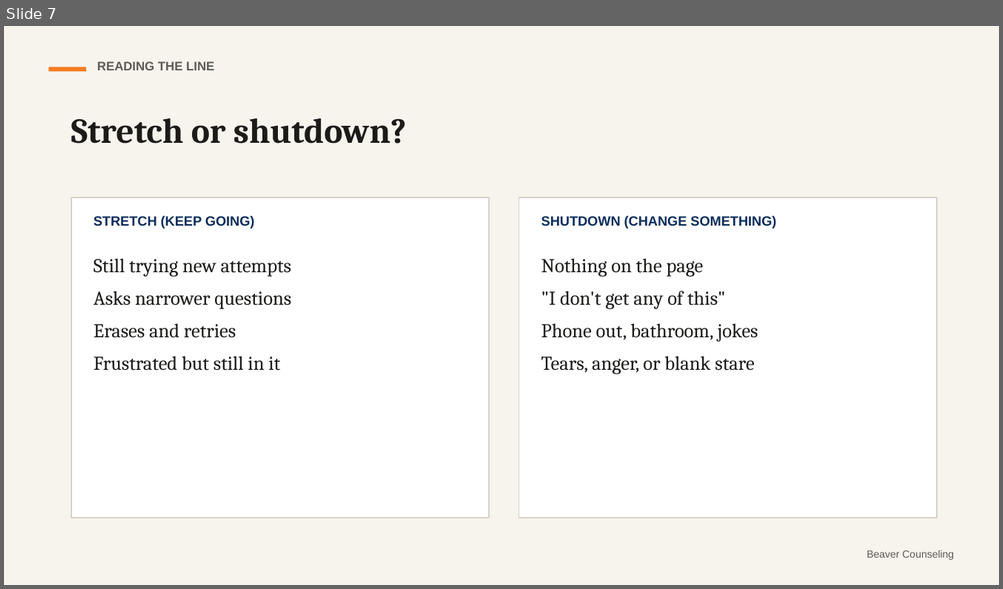
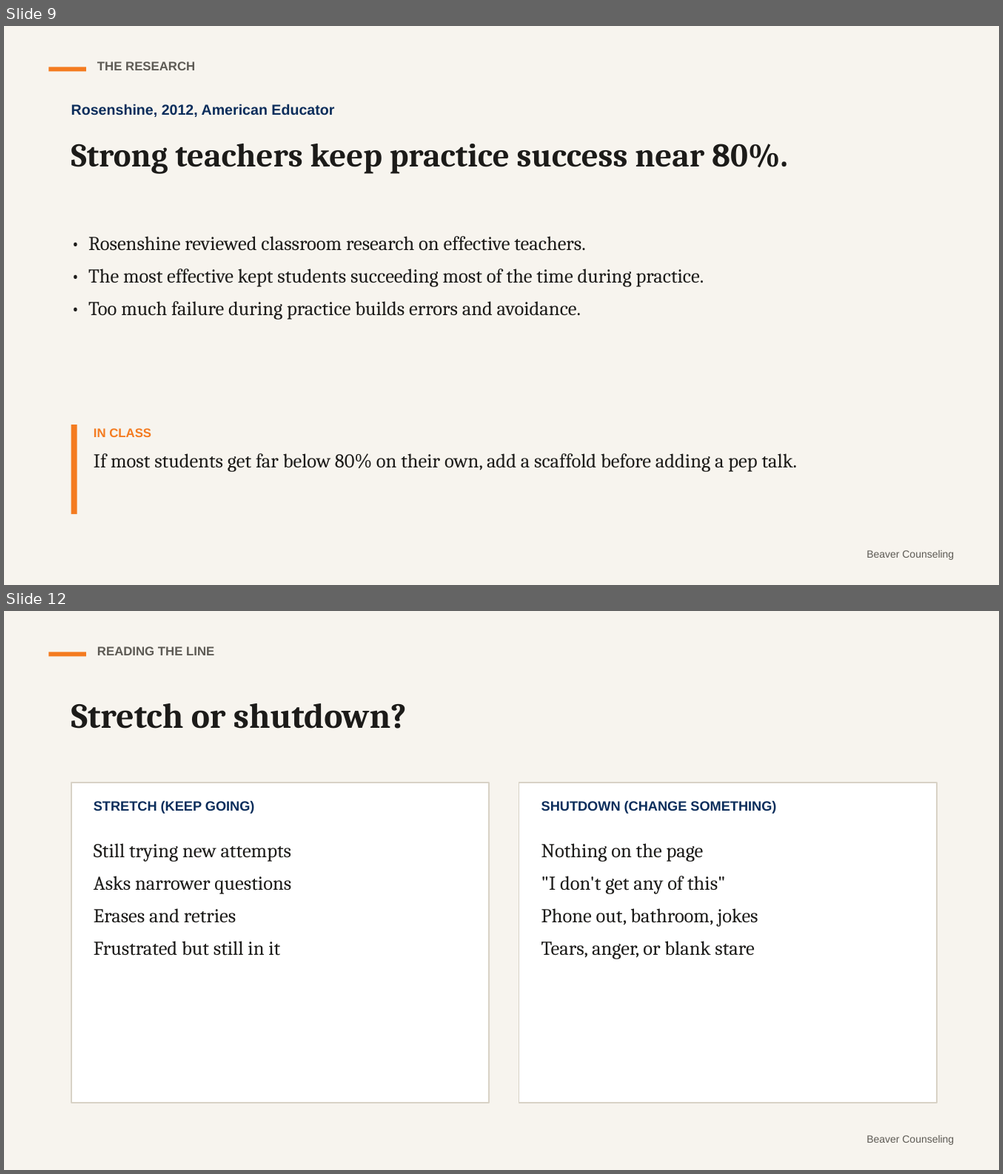
Before and after one commit to rmwtoolkit/bcds-toolkit, a slide deck: decks/stretch-not-strain-lesson-v2.pptx. Shown one above the other, each under a label of ours: slide 7 before the commit, slides 9 and 12 after it; the slides between them are not shown. The pictures are 1003x589 and 1003x1174 pixels, drawn with LibreOffice and Linux fonts; fonts in the diff are those of the drawing. Boxes give left, top, right and bottom in pixels: in the first picture for what was removed or moved away, otherwise in the second. Text is boxed around its words. In the diff, an @@ line names an element or a change of style, - is before the commit and + after.

```diff
--- a/decks/stretch-not-strain-lesson-v2.pptx
+++ b/decks/stretch-not-strain-lesson-v2.pptx
@@ slide 9 added at [4, 26, 999, 585], background #F7F4EE @@
@@ rectangle added at [48, 67, 86, 72], fill #F47B20 @@
@@ text added at [97, 62, 195, 70], 12 pt, text #5D5A54, bold @@
+THE RESEARCH
@@ text added at [71, 104, 334, 117], 14 pt, text #0B2D5B, bold @@
+Rosenshine, 2012, American Educator
@@ text added at [71, 144, 788, 174], 32 pt, text #1C1B19, bold @@
+Strong teachers keep practice success near 80%.
@@ text added at [88, 236, 704, 320], 19 pt, text #1C1B19 @@
+• Rosenshine reviewed classroom research on effective teachers.
+• The most effective kept students succeeding most of the time during practice.
+• Too much failure during practice builds errors and avoidance.
@@ rectangle added at [71, 425, 77, 514], fill #F47B20 @@
@@ text added at [94, 429, 797, 472], 19 pt, text #1C1B19 @@
+IN CLASS
+If most students get far below 80% on their own, add a scaffold before adding a pep talk.
@@ text added at [866, 551, 953, 560], 10 pt, text #5D5A54 @@
+Beaver Counseling
@@ what was slide 7 is now slide 12 @@
```
Also in this commit, not shown: 9 slides changed, 7 other slides added, 2 slides removed, 20 other files.
